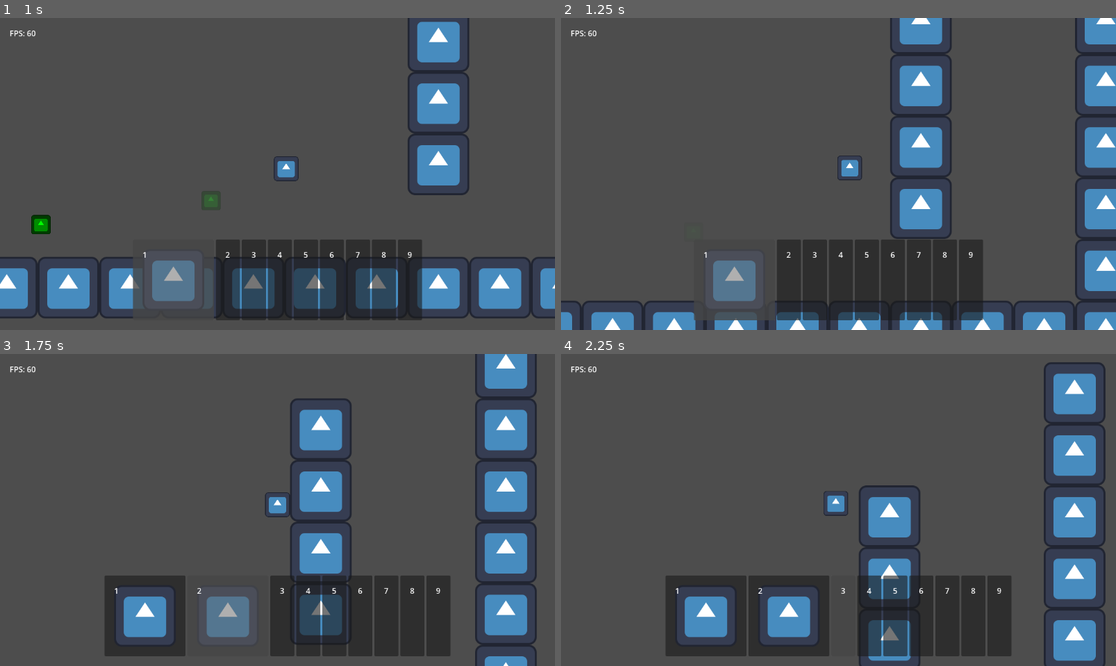
Above: before the commit, frames 1-4 (two rows, left to right).
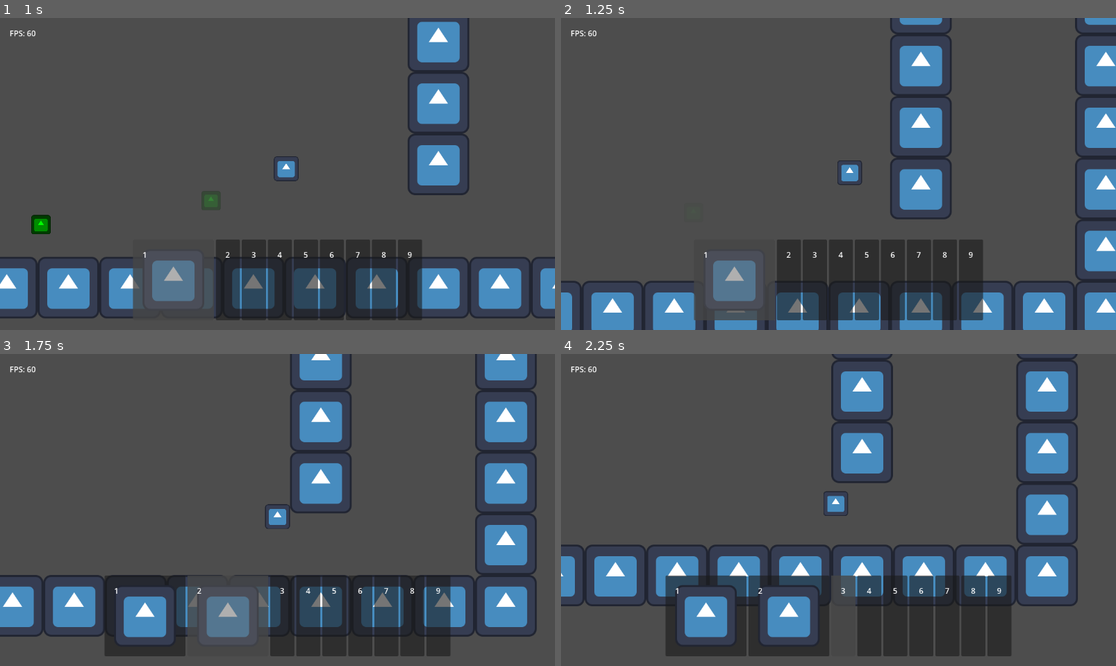
Above: after the commit, the same moments.

Repository: TheHumanMRP/RPG-Life-Tracker
Game: Godot game, scene res://Folders/Systems/Main/Scenes/main_scene.tscn
The game is run twice, just before and just after one commit, with the same random seed, the same clock (stepped at 60 frames per second) and the same inputs. The engine's default icon, where the game draws it, is replaced by a stand-in: a white triangle on a blue panel in a dark square.
Inputs (mouse positions are in pixels of both pictures, inside the frame that each line leads up to):
- Up to frame 1 (1 s): move the mouse to (172, 280) at 0.52 s; hold D (move_right) from 0.53 s (still down); tap Space (jump) at 0.6, 0.77 s; click (172, 280) at 0.67 s
- Up to frame 2 (1.25 s): keep holding D (move_right); tap Space (jump) at 1.07 s
- Up to frame 3 (1.75 s): keep holding D (move_right); move the mouse to (227, 616) at 1.27 s; tap I (add_test_sword) at 1.35 s; click (227, 616) at 1.42 s; tap Space (jump) at 1.52, 1.55 s
- Up to frame 4 (2.25 s): tap Space (jump) at 1.82, 2.1 s; move the mouse to (844, 616) at 2.02 s; release D (move_right) at 2.03 s; hold A (move_left) from 2.03 s (still down); click (844, 616) at 2.17 s

Frame 1 is identical in both runs. In frame 2, 13% of the frame differs, in the area x 0-100%, y 0-100%; in frame 3, 14%; in frame 4, 21%, in the area x 0-99%, y 0-100%.

Commit message:
Auto commit at 2026-07-08 16:53:50

Diff:
--- a/Folders/Components/movement_component.gd
+++ b/Folders/Components/movement_component.gd
@@ -60,10 +60,12 @@
 
 	if is_on_floor:
 		velocity.y = 0
+		jump_counter = 0
 
 	# Jump
-	if jump:
+	if jump and jump_counter < 2:
 		velocity.y = - jump_force
+		jump_counter += 1
 
 	# Decelerate when no input
 	if direction == 0:
